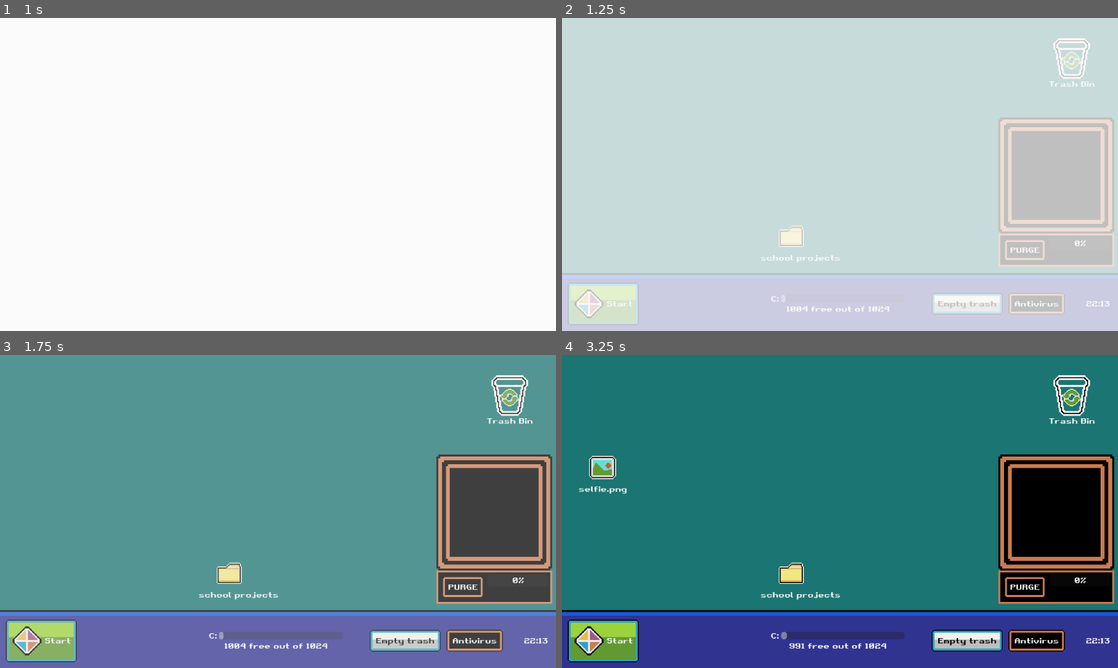
Above: before the commit, frames 1-4 (two rows, left to right).
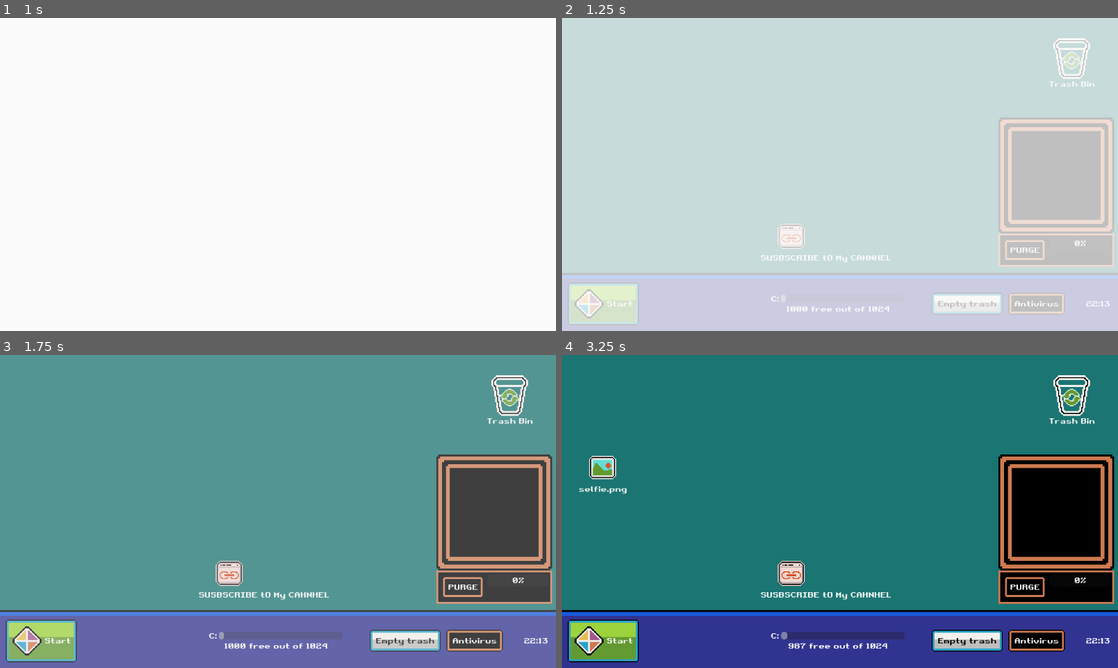
Above: after the commit, the same moments.

Repository: VileOar/ludum-dare-54
Game: Godot game, scene res://scenes/main.tscn
The game is run twice, just before and just after one commit, with the same random seed, the same clock (stepped at 60 frames per second) and the same inputs. This scene is started directly instead of the project's main scene.
Inputs:
- Up to frame 1 (1 s): click "Start" at 0.5 s
- Up to frame 2 (1.25 s): no input
- Up to frame 3 (1.75 s): click "Start" at 1.25 s
- Up to frame 4 (3.25 s): click "Empty trash" at 2 s; click "OK" at 2.75 s

Frame 1 is identical in both runs. In frame 2, 0.3% of the frame differs, in the area x 35-60%, y 65-94%; in frame 3, 0.6%; in frame 4, 0.8%.

Commit message:
Message Error random position

Diff:
--- a/scripts/autoloads/global.gd
+++ b/scripts/autoloads/global.gd
@@ -47,8 +47,8 @@
 	{
 		FileTypes.NORMAL : 5,
 		FileTypes.INCREASE_SPAWN_EXE : 0,
-		FileTypes.CORRUPTED_FOLDER : 1,
-		FileTypes.ERROR_MESSAGE_EXE : 0
+		FileTypes.CORRUPTED_FOLDER : 0,
+		FileTypes.ERROR_MESSAGE_EXE : 5
 	},
 	{
 		FileTypes.NORMAL : 7,
--- a/scripts/files/error_exe_file.gd
+++ b/scripts/files/error_exe_file.gd
@@ -27,15 +27,9 @@
 
 
 func _on_spawn_error_timer_timeout():
+	var _rect_size = Global.bounds_rect.size
+
+	_next_position = Vector2(randf_range(-1, 1) * int(_rect_size.x), randf_range(-1, 1) * int(_rect_size.y))
 	SignalManager.new_window.emit(Global.WindowTypes.NORMAL, _next_position)
-	_next_position += Vector2(-1, 1) * MESSAGE_OFFSET
-	# if position not in bounds, go to next column
-	if not Global.bounds_rect.has_point(_next_position):
-		_last_column_multiplier += 1
-		_next_position = Vector2(_first_position.x + _last_column_multiplier * COLUMN_INTERVAL, _first_position.y)
-
-		# if point is still not in bounds (because, column is too far), restart from first_position
-		if not Global.bounds_rect.has_point(_next_position):
-			_next_position = _first_position
 
 	_spawn_error_timer.start(SPAWN_ERROR_TIME / Global.current_wave)
